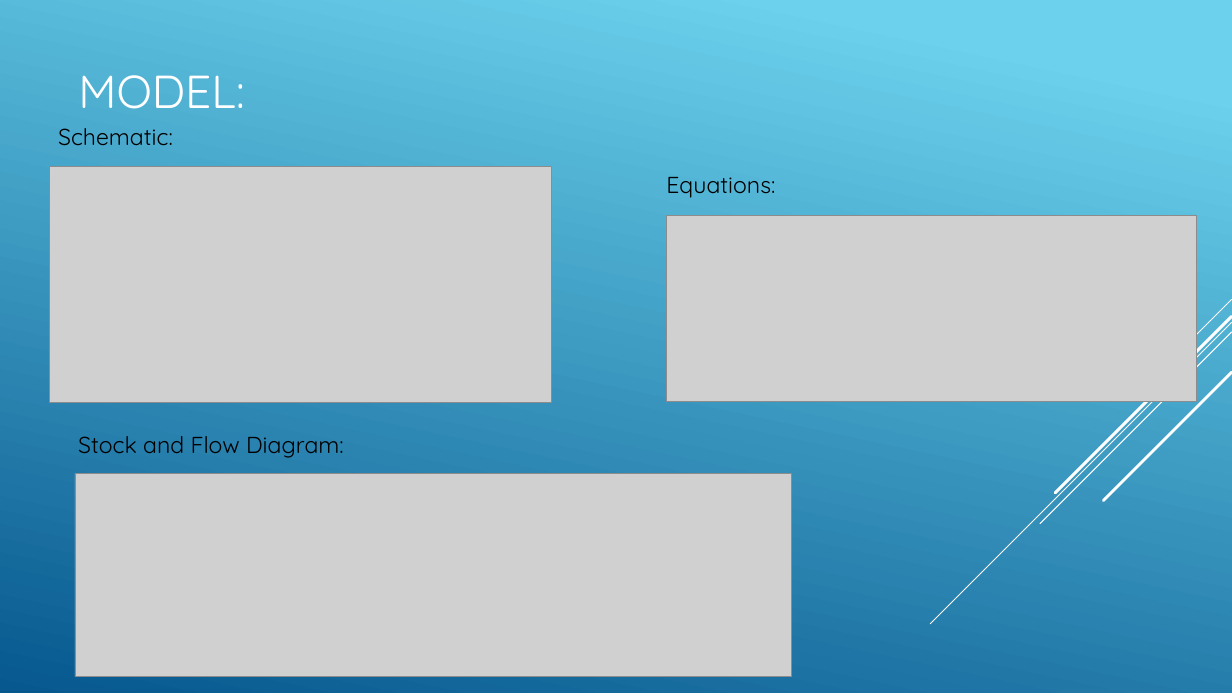
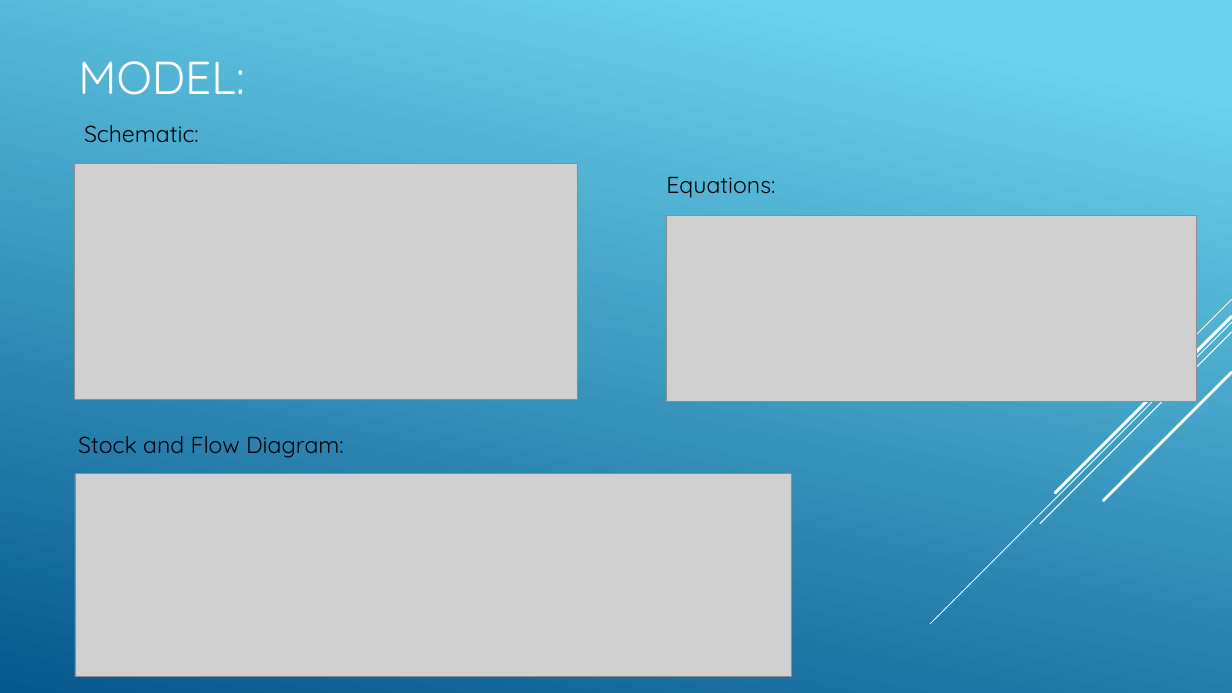
Before and after one commit to drewnotdrew/modsim-thermal-systems, a slide deck: slide 3 of Presentation.pptx. Drawn at 1232x693 pixels with LibreOffice and Linux fonts; fonts in the diff are those of the drawing; grey boxes stand for pictures. Boxes give left, top, right and bottom in pixels: in the first picture for what was removed or moved away, otherwise in the second. Text is boxed around its words. In the diff, an @@ line names an element or a change of style, - is before the commit and + after.

```diff
--- a/Presentation.pptx
+++ b/Presentation.pptx
@@ title "MODEL:": place and size @@
-title "MODEL:" at <box>78,75,244,109</box>
+title "MODEL:" at <box>78,61,244,95</box>
@@ text "Schematic:": place and size @@
-text "Schematic:" at <box>58,128,173,146</box>
+text "Schematic:" at <box>84,125,199,143</box>
@@ picture: place and size @@
-picture at <box>49,166,552,402</box>
+picture at <box>75,164,578,399</box>
```
Also in this commit, not shown: 1 other slide changed, 1 slide added, 1 slide removed.
